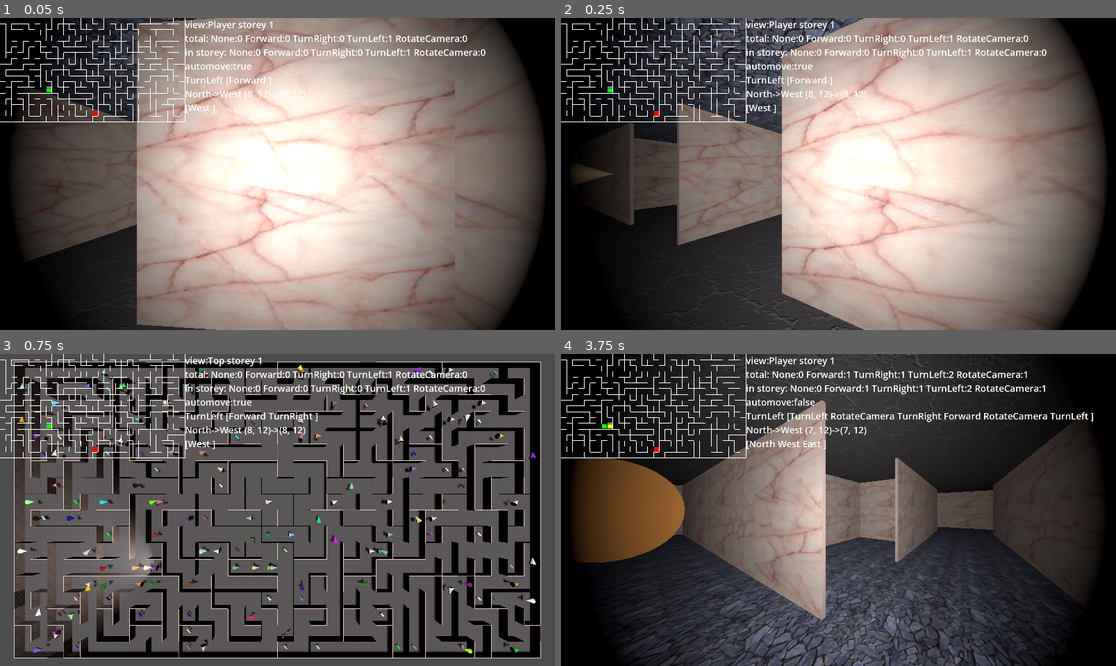
Above: before the commit, frames 1-4 (two rows, left to right).
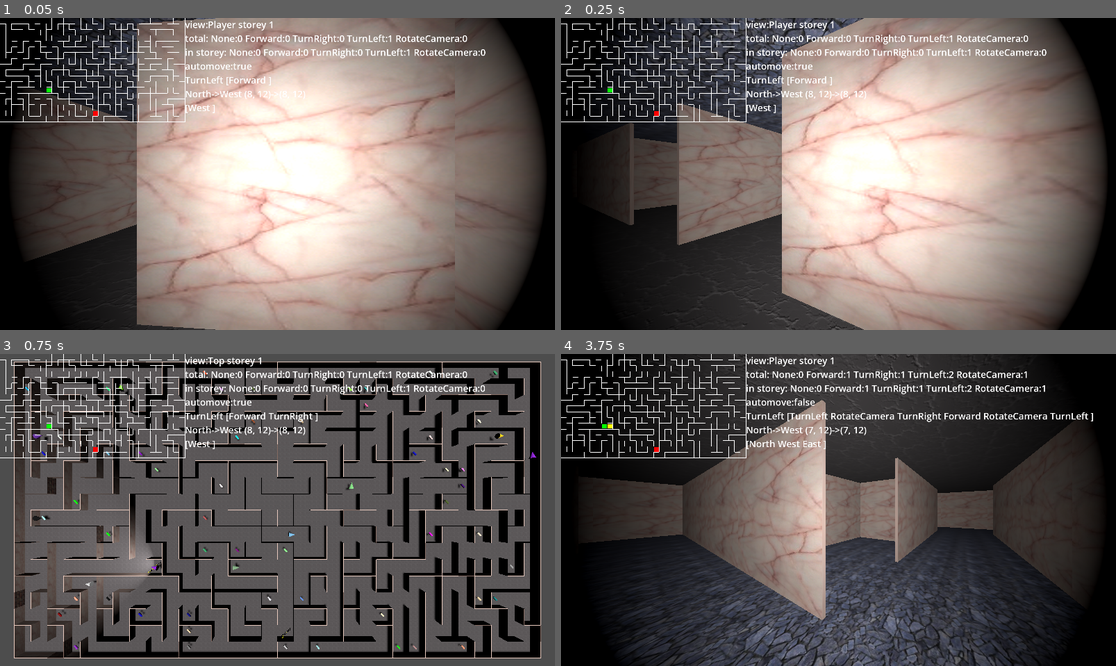
Above: after the commit, the same moments.

Repository: kasworld/gd4maze3d
Game: Godot game, scene res://main.tscn
Same seed, same stepped clock (60 frames per second), same inputs: the game is played once before the commit and once after it.
Inputs (mouse positions are in pixels of both pictures, inside the frame that each line leads up to):
- Up to frame 1 (0.05 s): no input
- Up to frame 2 (0.25 s): no input
- Up to frame 3 (0.75 s): tap Enter at 0.5 s; move the mouse to (399, 494) at 0.52 s; hold Right from 0.53 s (still down); tap 1 at 0.6 s; click (399, 494) at 0.67 s
- Up to frame 4 (3.75 s): tap Space at 0.77, 1.52, 3.02 s; move the mouse to (727, 525) at 1.27 s; release Right at 1.28 s; hold Down 1.28-2.03 s; tap 2 at 1.35, 3.6 s; move the mouse to (894, 441) at 2.02 s; hold Right 2.03-2.78 s; tap 3 at 2.1 s; move the mouse to (810, 572) at 2.77 s; hold Up 2.78-3.53 s; tap 1 at 2.85 s; click (810, 572) at 2.92 s; move the mouse to (1005, 556) at 3.52 s; hold Left from 3.53 s (still down)

Frame 1 is identical in both runs. In frame 2, 0.2% of the frame differs, in the area x 2-10%, y 47-53%; in frame 3, 1.6%; in frame 4, 5.4%, in the area x 2-23%, y 33-67%.

Commit message:
adding drawing minimap

Diff:
--- a/lib/maze.gd
+++ b/lib/maze.gd
@@ -93,3 +93,10 @@
 		if is_open_dir_at(x,y,d):
 			rtn.append(d)
 	return rtn
+
+func get_wall_dir_at(x :int, y :int)->Array:
+	var rtn = []
+	for d in DirList:
+		if not is_open_dir_at(x,y,d):
+			rtn.append(d)
+	return rtn
--- a/main.gd
+++ b/main.gd
@@ -11,7 +11,7 @@
 var minimap :MiniMap
 
 var character_scene = preload("res://character.tscn")
-const PlayerCount = 100
+const PlayerCount = 10
 var player_list :Array[Character]
 
 enum ViewMode {Player, Top}
--- /dev/null
+++ b/mini_map_2_draw.gd
@@ -0,0 +1,65 @@
+extends Node2D
+
+class_name MiniMap2Draw
+
+const Scale = 20
+var storey :Storey
+func get_width()->int:
+	return storey.maze_size.x * Scale
+func get_height()->int:
+	return storey.maze_size.y * Scale
+
+# cell wall[y*2+1][x*2+1]
+# wall wall[y*2][x*2]
+var walls : Array[PackedByteArray]
+func calc_wall_pos(x :int, y:int, dir :Storey.Dir)->Vector2i:
+	return Vector2i(x*2+1,y*2+1) + Storey.Dir2Vt[dir]
+func is_wall_at(x :int, y:int, dir :Storey.Dir)->bool:
+	var wpos = calc_wall_pos(x,y,dir)
+	return walls[wpos.y][wpos.x] != 0
+func set_wall_at(x :int, y:int, dir :Storey.Dir):
+	var wpos = calc_wall_pos(x,y,dir)
+	walls[wpos.y][wpos.x] = 1
+
+var player :Line2D
+func move_player(x:int, y:int)->void:
+	player.position = Vector2(x,y)*Scale
+
+func init(st :Storey)->void:
+	storey = st
+	add_point_at(storey.goal_pos.x,storey.goal_pos.y, Color.RED)
+	add_point_at(storey.start_pos.x,storey.start_pos.y, Color.YELLOW)
+	player = add_point_at(storey.start_pos.x,storey.start_pos.y, Color.GREEN)
+	walls.resize(storey.maze_size.y*2+1)
+	for cl in walls:
+		cl.resize(storey.maze_size.x*2+1)
+
+func add_wall_at(x:int,y :int, dir :Storey.Dir)->void:
+	if is_wall_at(x,y,dir):
+		return
+	set_wall_at(x,y,dir)
+	var ln :Line2D
+	match dir:
+		Storey.Dir.East:
+			ln = new_line( 2, Color.WHITE, [Vector2(x,y)*Scale,Vector2(x,y+1)*Scale])
+		Storey.Dir.North:
+			ln = new_line( 2, Color.WHITE, [Vector2(x,y)*Scale,Vector2(x+1,y)*Scale])
+		Storey.Dir.West:
+			ln = new_line( 2, Color.WHITE, [Vector2(x+1,y)*Scale,Vector2(x+1,y+1)*Scale])
+		Storey.Dir.South:
+			ln = new_line( 2, Color.WHITE, [Vector2(x,y+1)*Scale,Vector2(x+1,y+1)*Scale])
+	add_child(ln)
+
+# between wall
+func add_point_at(x:int,y :int, co:Color)->Line2D:
+	var ln = new_line(Scale*0.8 , co, [Vector2(0.1,0.5)*Scale,Vector2(0.9,0.5)*Scale] )
+	add_child(ln)
+	ln.position = Vector2(x,y)*Scale
+	return ln
+
+func new_line(w :float, co:Color, pos_list :PackedVector2Array)->Line2D:
+	var ln = Line2D.new()
+	ln.points = pos_list
+	ln.default_color = co
+	ln.width = w
+	return ln
--- /dev/null
+++ b/mini_map_2_draw.tscn
@@ -0,0 +1,6 @@
+[gd_scene load_steps=2 format=3 uid="uid://dauu5e87kykn"]
+
+[ext_resource type="Script" path="res://mini_map_2_draw.gd" id="1_0h8qi"]
+
+[node name="MiniMap2Draw" type="Node2D"]
+script = ExtResource("1_0h8qi")
--- a/storey.gd
+++ b/storey.gd
@@ -72,6 +72,7 @@
 	$Floor.mesh.size = Vector2(maze_size.x, maze_size.y)
 	$Floor.position = Vector3(maze_size.x/2.0, 0, maze_size.y/2.0)
 	$Floor.mesh.material.albedo_texture = tex_dict[tex_keys[0]]
+	#$Floor.mesh.material.transparency = BaseMaterial3D.Transparency.TRANSPARENCY_ALPHA
 
 	$Ceiling.mesh.size = Vector2(maze_size.x, maze_size.y)
 	$Ceiling.position = Vector3(maze_size.x/2.0, storey_h, maze_size.y/2.0)
